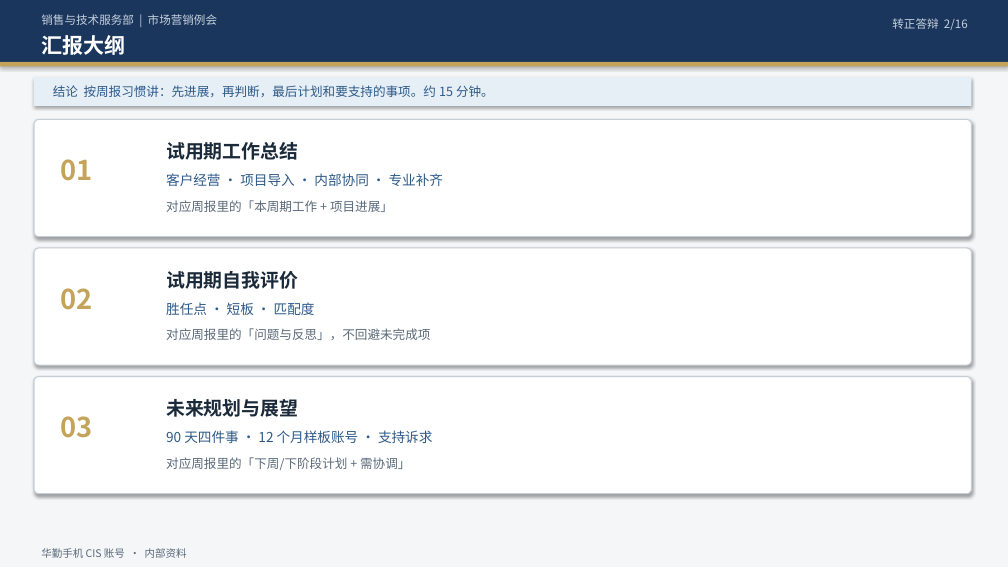
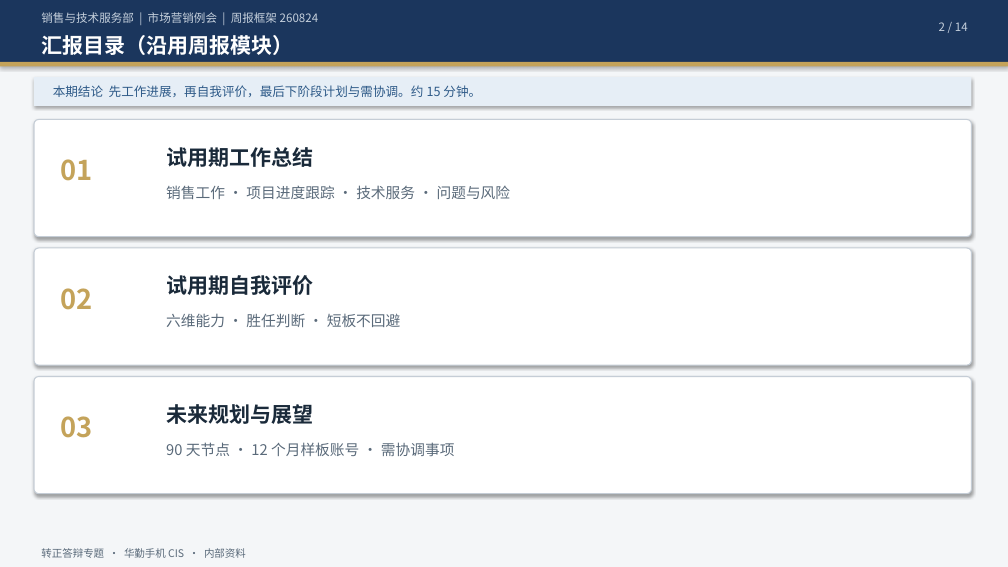
Before and after one commit to ChrisXiaoSu/git20260729, a slide deck: slide 2 of CIS销售经理-华勤手机业务-转正答辩.pptx. Drawn at 1008x567 pixels with LibreOffice and Linux fonts; fonts in the diff are those of the drawing. Boxes give left, top, right and bottom in pixels: in the first picture for what was removed or moved away, otherwise in the second. Text is boxed around its words. In the diff, an @@ line names an element or a change of style, - is before the commit and + after.

```diff
--- a/CIS销售经理-华勤手机业务-转正答辩.pptx
+++ b/CIS销售经理-华勤手机业务-转正答辩.pptx
@@ text at box(41, 12, 319, 23): text changed @@
-销售与技术服务部 | 市场营销例会
+销售与技术服务部 | 市场营销例会 | 周报框架 260824
@@ text at box(939, 22, 968, 31): text changed @@
-转正答辩 2/16
+2 / 14
@@ text at box(41, 35, 293, 55): text changed @@
-汇报大纲
+汇报目录（沿用周报模块）
@@ text at box(53, 85, 481, 97): text changed @@
-结论 按周报习惯讲：先进展，再判断，最后计划和要支持的事项。约 15 分钟。
+本期结论 先工作进展，再自我评价，最后下阶段计划与需协调。约 15 分钟。
@@ text at box(166, 185, 511, 199): text changed; size 13 to 14 pt; text colour #2E5A88 to #5A6A7A @@
-客户经营 · 项目导入 · 内部协同 · 专业补齐
+销售工作 · 项目进度跟踪 · 技术服务 · 问题与风险
@@ text removed at box(166, 200, 393, 212) @@
-对应周报里的「本周期工作 + 项目进展」
@@ text at box(166, 313, 401, 327): text changed; size 13 to 14 pt; text colour #2E5A88 to #5A6A7A @@
-胜任点 · 短板 · 匹配度
+六维能力 · 胜任判断 · 短板不回避
@@ text removed at box(166, 328, 430, 340) @@
-对应周报里的「问题与反思」，不回避未完成项
@@ size 18 to 20 pt in 3 elements at box(166, 147, 313, 167), box(166, 275, 313, 295), box(166, 404, 313, 424) @@
@@ text at box(166, 442, 455, 456): text changed; size 13 to 14 pt; text colour #2E5A88 to #5A6A7A @@
-90 天四件事 · 12 个月样板账号 · 支持诉求
+90 天节点 · 12 个月样板账号 · 需协调事项
@@ text removed at box(166, 457, 410, 470) @@
-对应周报里的「下周/下阶段计划 + 需协调」
@@ text at box(41, 548, 246, 558): text changed @@
-华勤手机 CIS 账号 · 内部资料
+转正答辩专题 · 华勤手机 CIS · 内部资料
```
Also in this commit, not shown: 11 other slides changed, 2 slides added, 4 slides removed, 3 other files.
